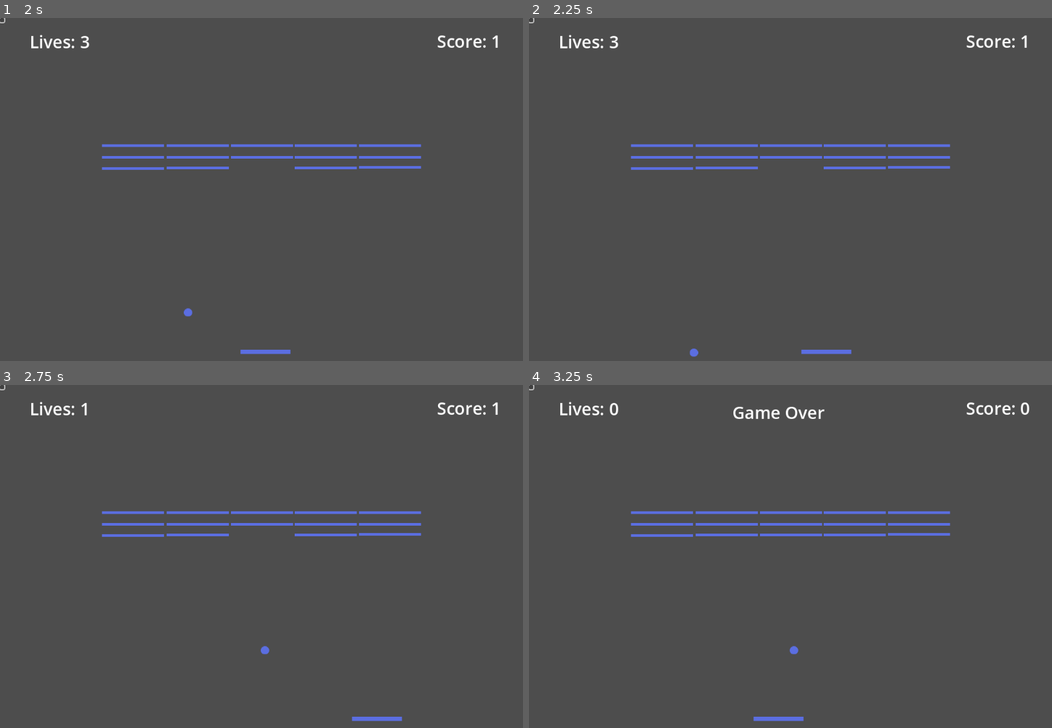
Above: before the commit, frames 1-4 (two rows, left to right).
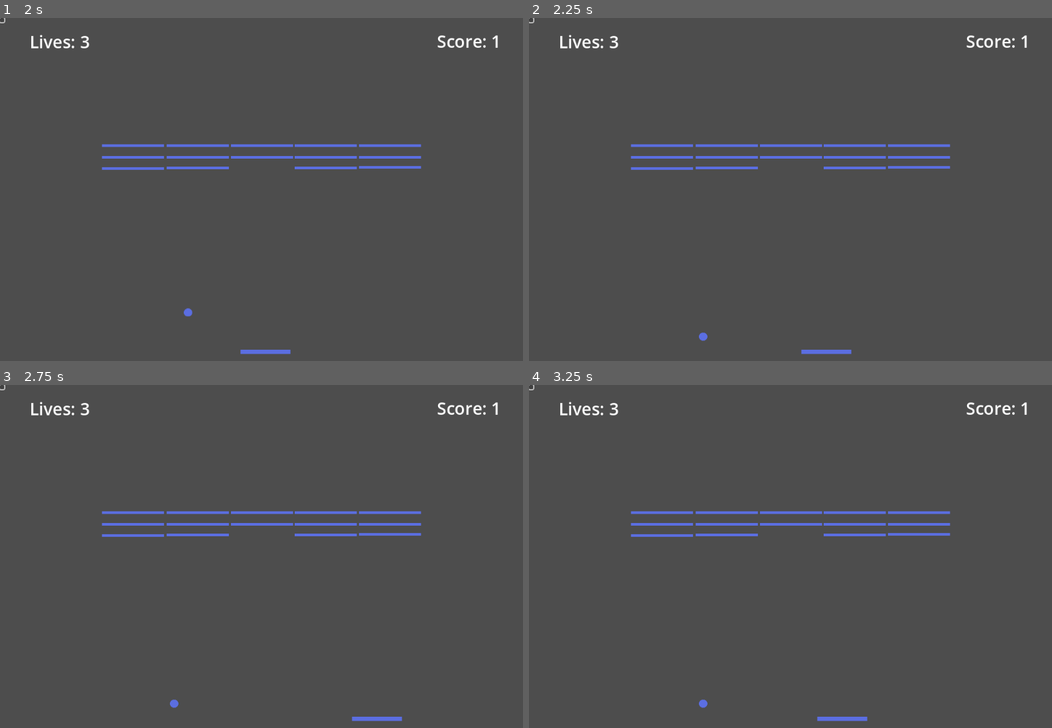
Above: after the commit, the same moments.

Repository: Dripcoding/godot-breakout2d
Game: Godot game, scene res://scenes/main.tscn
Same seed, same stepped clock (60 frames per second), same inputs: the game is played once before the commit and once after it.
Inputs (mouse positions are in pixels of both pictures, inside the frame that each line leads up to):
- Up to frame 1 (2 s): click (0, 21) at 0.5 s; click (0, 21) at 1.25 s
- Up to frame 2 (2.25 s): tap Enter at 2 s; hold Right (move_right) from 2.03 s (still down); tap R (resume) at 2.1 s
- Up to frame 3 (2.75 s): keep holding Right (move_right)
- Up to frame 4 (3.25 s): release Right (move_right) at 2.78 s; hold Left (move_left) from 2.78 s (still down); tap R (resume) at 2.85 s

Frame 1 is identical in both runs. In frame 2, less than 0.1% of the frame differs, in the area x 30-35%, y 91-99%; in frame 3, 0.1%; in frame 4, 0.8%, in the area x 15-96%, y 5-99%.

Commit message:
impl resume

Diff:
--- a/code/ball.gd
+++ b/code/ball.gd
@@ -17,6 +17,8 @@
 var is_out_of_bounds: bool = false
 var game_over: bool = false
 var game_paused: bool = false
+var game_resumed: bool = false
+var previous_velocity: Vector2 = Vector2.ZERO
 
 
 func _integrate_forces(state: PhysicsDirectBodyState2D):
@@ -38,9 +40,14 @@
 		position.x = position_x_initial
 		position.y = position_y_initial
 		linear_velocity = Vector2.ZERO
-	elif game_paused:
+	elif game_paused and linear_velocity != Vector2.ZERO:
 		game_paused = false
+		previous_velocity = linear_velocity
 		linear_velocity = Vector2.ZERO
+	elif game_resumed:
+		game_paused = false # todo: debug this
+		game_resumed = false
+		linear_velocity = previous_velocity
 	else:
 		state.linear_velocity = state.linear_velocity.normalized() * normal_velocity
 
@@ -67,4 +74,8 @@
 
 func pause():
 	game_paused = true
-	linear_velocity = Vector2.ZERO
+
+
+func resume():
+	# game_paused = false
+	game_resumed = true
--- a/code/main.gd
+++ b/code/main.gd
@@ -4,11 +4,18 @@
 func _process(delta):
 	if Input.is_action_pressed('pause'):
 		pause_game()
+	elif Input.is_action_just_pressed('resume'):
+		resume_game()
 
 
 func pause_game():
 	propagate_call('pause')
 
 
+func resume_game():
+	print('resume_game')
+	propagate_call('resume')
+
+
 func _on_game_over():
 	propagate_call('on_game_over')
--- a/code/player.gd
+++ b/code/player.gd
@@ -43,3 +43,7 @@
 
 func pause():
 	pause_game = true
+
+
+func resume():
+	pause_game = false
